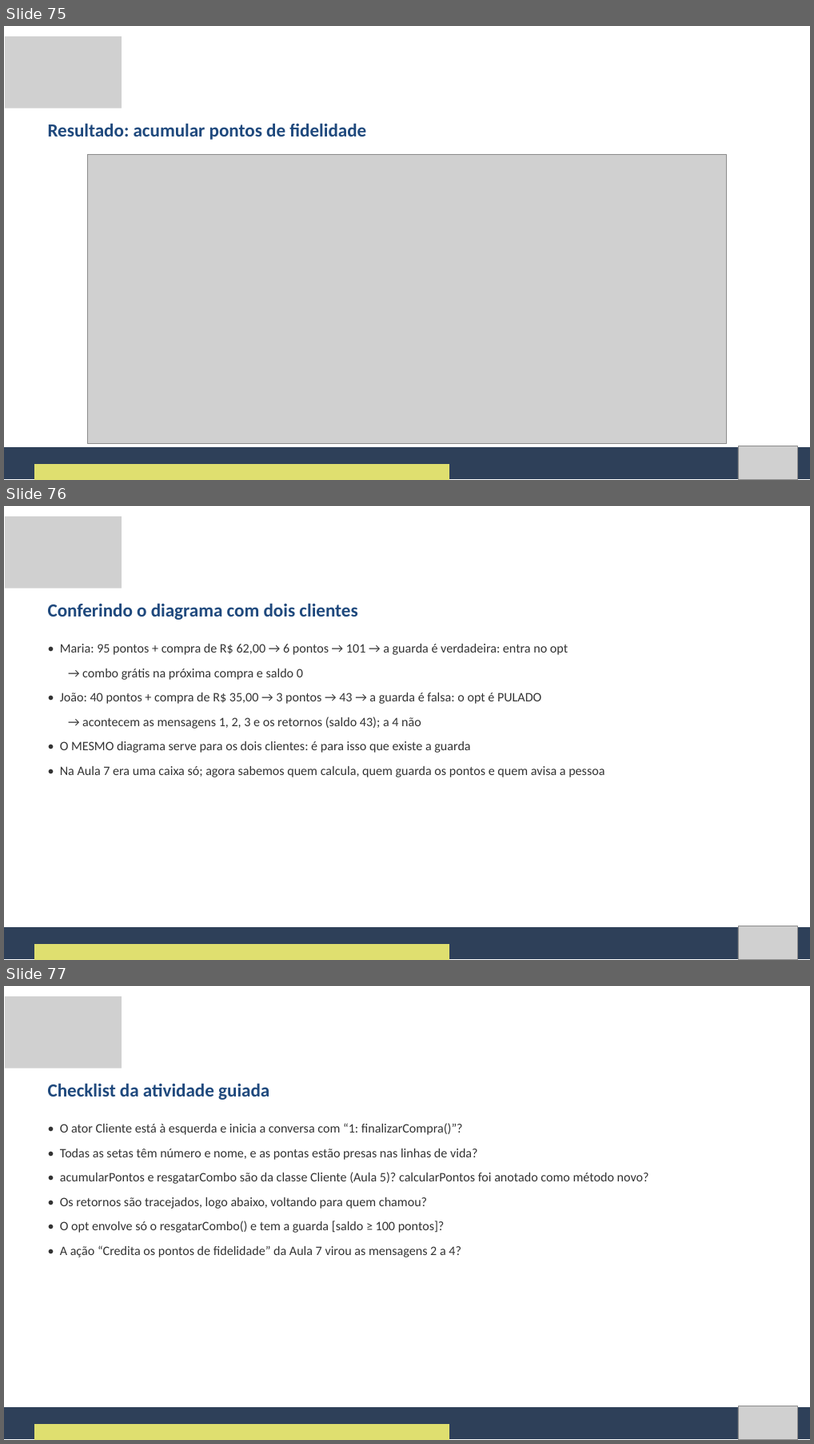
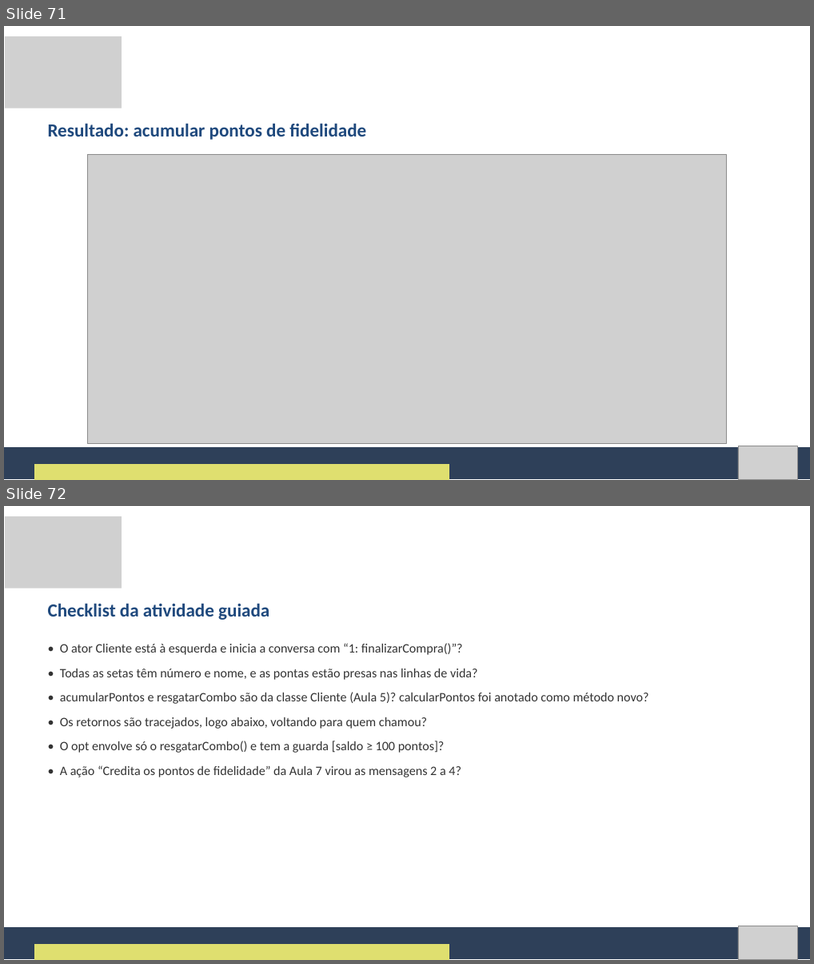
Before and after one commit to Natan20/Curso-Modelagem-De-Sistemas-Material, a slide deck: Aula 08 - 09-10-2026/Aula 8 - Slides.pptx. Shown one above the other, each under a label of ours: slides 75, 76 and 77 before the commit, slides 71 and 72 after it. The pictures are 814x1444 and 814x964 pixels, drawn with LibreOffice and Linux fonts; fonts in the diff are those of the drawing; grey boxes stand for pictures. Boxes give left, top, right and bottom in pixels: in the first picture for what was removed or moved away, otherwise in the second. Text is boxed around its words. In the diff, an @@ line names an element or a change of style, - is before the commit and + after.

Commit message:
Aula 8: atividade guiada direto nos passos, sem slides de história
Remove os slides da história, 'quem é quem', 'primeiro no quadro',
'lendo o mapa da tela' e 'conferindo com dois clientes' (122 -> 117 slides);
troca 'Maria' por 'o cliente'. Apostila (docx/pdf) acompanha.

```diff
--- a/Aula 08 - 09-10-2026/Aula 8 - Slides.pptx
+++ b/Aula 08 - 09-10-2026/Aula 8 - Slides.pptx
@@ slide 76 removed at <box>4,506,810,960</box>, background #FFFFFF @@
@@ picture removed at <box>5,516,122,588</box> @@
@@ text removed at <box>48,603,358,620</box> @@
-Conferindo o diagrama com dois clientes
@@ text removed at <box>60,644,605,777</box> @@
-• Maria: 95 pontos + compra de R$ 62,00 → 6 pontos → 101 → a guarda é verdadeira: entra no opt
-→ combo grátis na próxima compra e saldo 0
-• João: 40 pontos + compra de R$ 35,00 → 3 pontos → 43 → a guarda é falsa: o opt é PULADO
-→ acontecem as mensagens 1, 2, 3 e os retornos (saldo 43); a 4 não
-• O MESMO diagrama serve para os dois clientes: é para isso que existe a guarda
-• Na Aula 7 era uma caixa só; agora sabemos quem calcula, quem guarda os pontos e quem avisa a pessoa
@@ freeform shape removed at <box>4,927,810,959</box> @@
@@ picture removed at <box>738,926,798,959</box> @@
@@ freeform shape removed at <box>34,944,450,960</box> @@
@@ what was slide 75 is now slide 71 @@
@@ what was slide 77 is now slide 72 @@
```
Also in this commit, not shown: 7 slides changed, 4 other slides removed, 2 other files.
